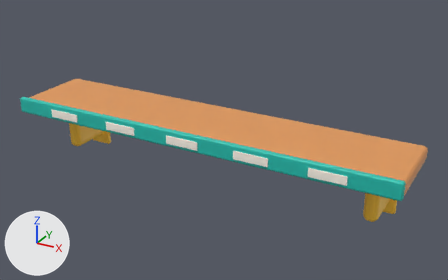
Two versions of the FBX model EvolutionShop/Assets/EvolutionShop/Resources/Art/GrowthKit/VialShelf.fbx, one commit apart.
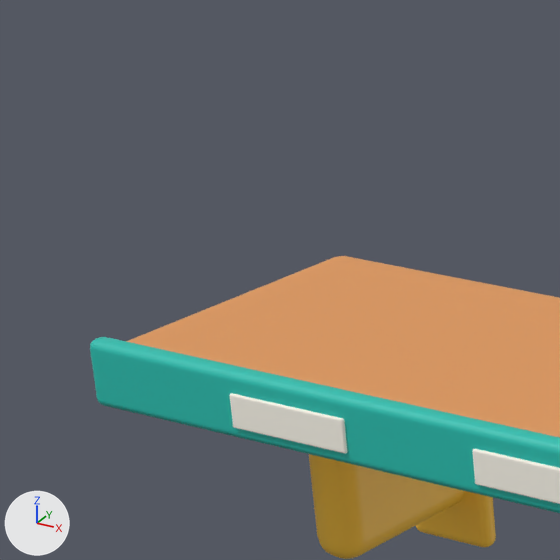
Each version is shown whole from a 50 mm camera at (1.014, -1.773, 1.774) aimed at (0.052, -0.023, 0.9), then close up on the part from 0% to 28% of the width and 8% to 52% of the height. Lighting does not change. The marker at lower left points along +X, +Y and +Z. The last two pictures show the newer version. Where no turn or scale is listed for an object, it has been applied to the vertices.

Script lines for the objects in view, before the commit:
```python
me_cube_633 = bpy.data.meshes.new('Cube.633')
me_cube_633.from_pydata(...)  # 1672 vertices, 1650 faces; spans x -0.72..0.72, y -0.218..0.12, z 0.71..0.985
# faces by material slot: [150, 150, 600, 750]
me_cube_633.materials.append(mat_gk_wood)  # orange #e39a5a
me_cube_633.materials.append(mat_gk_teal)  # cyan #22bfb0
me_cube_633.materials.append(mat_gk_yellow)  # yellow #ffc93c
me_cube_633.materials.append(mat_gk_paper)  # white #fffbef
ob_vialshelf_mesh = bpy.data.objects.new('VialShelf mesh', me_cube_633)
ob_vialshelf_mesh.location = (0.0, 0.0, 0.0)
```
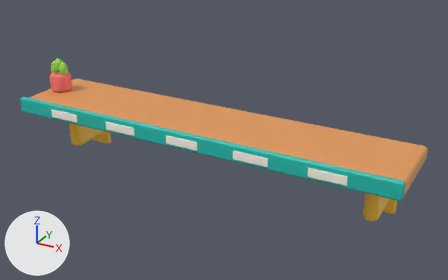
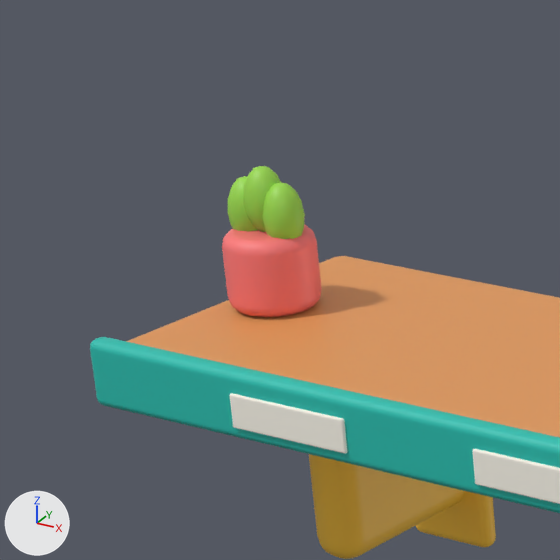
What differs and where, as boxes (x1, y1, x2, y2) in the close-ups (560 x 560 px):
'VialShelf mesh', reshaped
    before: (90, 256, 560, 559)
    after: (90, 166, 560, 559)
part 1 of me_cube_633, added (green)
    after: (263, 183, 305, 239)
part 2 of me_cube_633, added (green)
    after: (243, 166, 282, 232)
part 3 of me_cube_633, added (green)
    after: (228, 176, 258, 231)
part 4 of me_cube_633, added (red)
    after: (222, 224, 322, 317)

The change, as a diff of the scene's bpy script:
```diff
--- a/EvolutionShop/Assets/EvolutionShop/Resources/Art/GrowthKit/VialShelf.fbx.py
+++ b/EvolutionShop/Assets/EvolutionShop/Resources/Art/GrowthKit/VialShelf.fbx.py
@@ mat_gk_lime @@
+mat_gk_lime = principled_material('GK_Lime')
+mat_gk_lime.base_color = (0.328, 0.708, 0.0742)  # green #9bdb4d
@@ mat_gk_coral @@
+mat_gk_coral = principled_material('GK_Coral')
+mat_gk_coral.base_color = (1.0, 0.195, 0.195)  # red #ff7a7a
@@ mat_gk_gold @@
+mat_gk_gold = principled_material('GK_Gold')
+mat_gk_gold.base_color = (1.0, 0.584, 0.0452)  # yellow #ffc93c
@@ me_cube_633 @@
 # used by ob_vialshelf_mesh; location = (0.0, 0.0, 0.0)
-me_cube_633.from_pydata(...)  # 1672 vertices, 1650 faces; spans x -0.72..0.72, y -0.218..0.12, z 0.71..0.985
+me_cube_633.from_pydata(...)  # 3168 vertices, 3020 faces; spans x -0.72..0.72, y -0.218..0.12, z 0.71..1.102
+# me_cube_633 part 1: a new loose piece, a UV sphere (10 segments, 8 rings, poles along z) spanning x -0.657..-0.623, y -0.068..-0.032, z 1.03..1.09, in mat_gk_lime (green #9bdb4d)
+# me_cube_633 part 2: a new loose piece, a UV sphere (10 segments, 8 rings, poles along z) spanning x -0.677..-0.643, y -0.068..-0.032, z 1.042..1.102, in mat_gk_lime (green #9bdb4d)
+# me_cube_633 part 3: a new loose piece, a UV sphere (10 segments, 8 rings, poles along z) spanning x -0.697..-0.663, y -0.068..-0.032, z 1.03..1.09, in mat_gk_lime (green #9bdb4d)
+# me_cube_633 part 4: a new loose piece of 256 vertices spanning x -0.7..-0.62, y -0.09..-0.01, z 0.975..1.045, in mat_gk_coral (red #ff7a7a)
+# other edits to the shape of me_cube_633 do not show in these pictures
 me_cube_633.materials.append(mat_gk_wood)
@@ me_cube_633 @@
 me_cube_633.materials.append(mat_gk_paper)
+me_cube_633.materials.append(mat_gk_gold)  # yellow #ffc93c
+me_cube_633.materials.append(mat_gk_coral)  # red #ff7a7a
+me_cube_633.materials.append(mat_gk_lime)  # green #9bdb4d
```
